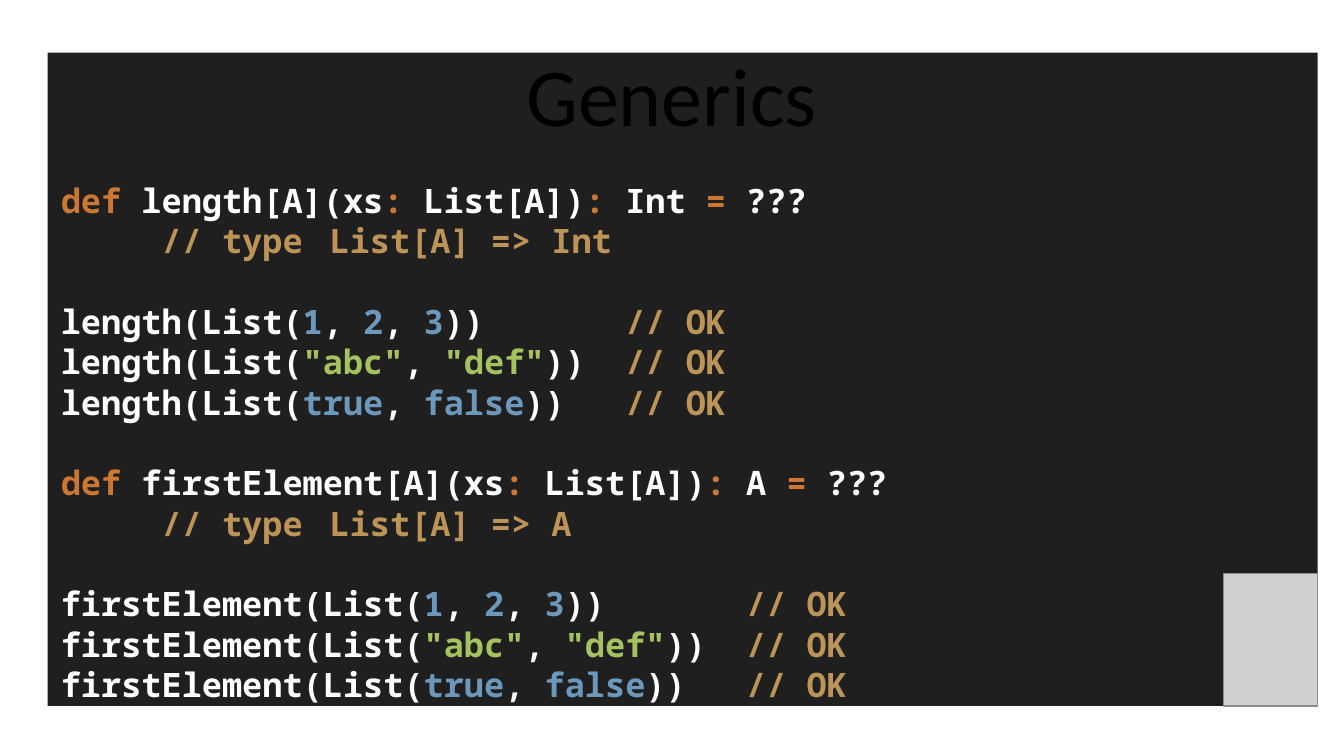
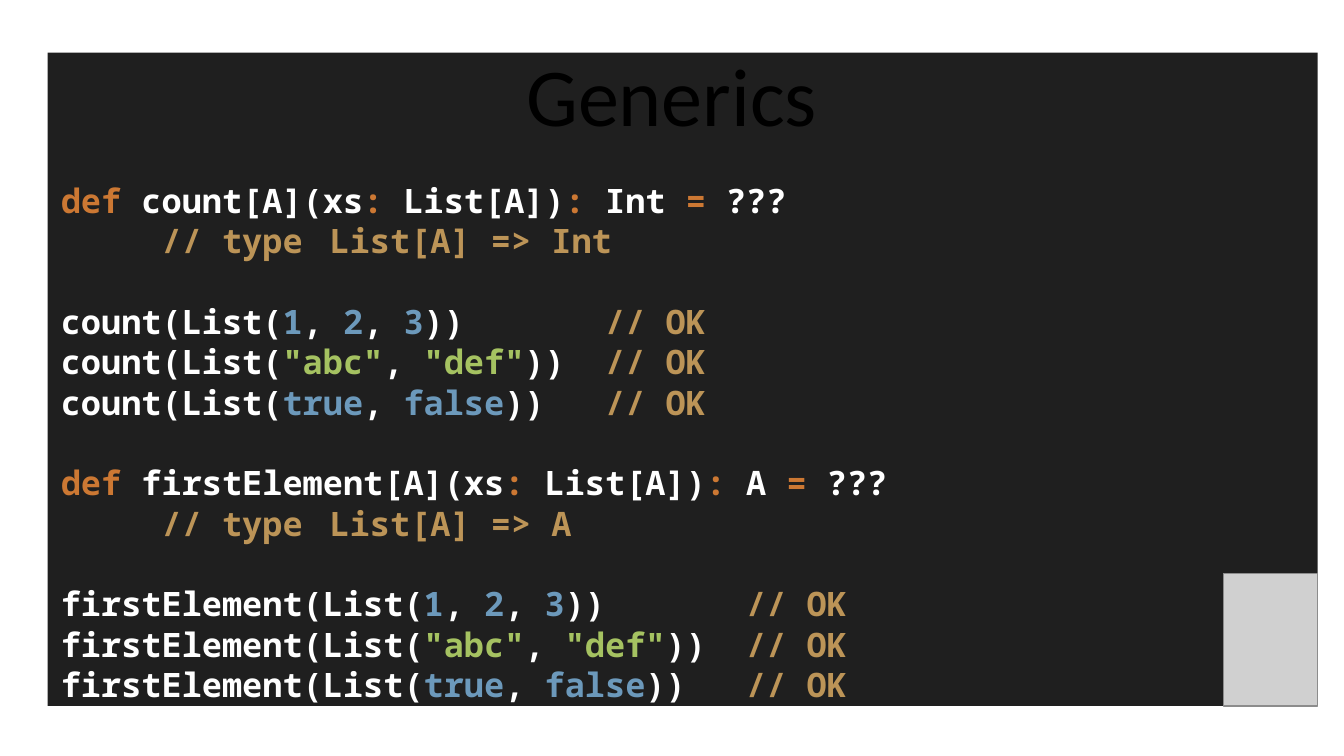
Before and after one commit to PM-RGO-FP-2024/FunctioneelProgrammeren, a slide deck: slide 21 of Week2/Presentatie.pptx (slide 20 before the commit). Drawn at 1344x756 pixels with LibreOffice and Linux fonts; fonts in the diff are those of the drawing; grey boxes stand for pictures. Boxes give left, top, right and bottom in pixels: in the first picture for what was removed or moved away, otherwise in the second. Text is boxed around its words. In the diff, an @@ line names an element or a change of style, - is before the commit and + after.

```diff
--- a/Week2/Presentatie.pptx
+++ b/Week2/Presentatie.pptx
@@ text at [61,187,665,219]: text changed @@
-def length[A](xs: List[A]): Int = ???
+def count[A](xs: List[A]): Int = ???
@@ text at [61,308,706,421]: text changed @@
-length(List(1, 2, 3)) // OK
-length(List("abc", "def")) // OK
-length(List(true, false)) // OK
+count(List(1, 2, 3)) // OK
+count(List("abc", "def")) // OK
+count(List(true, false)) // OK
```
Also in this commit, not shown: 2 other slides changed, 1 slide added.
